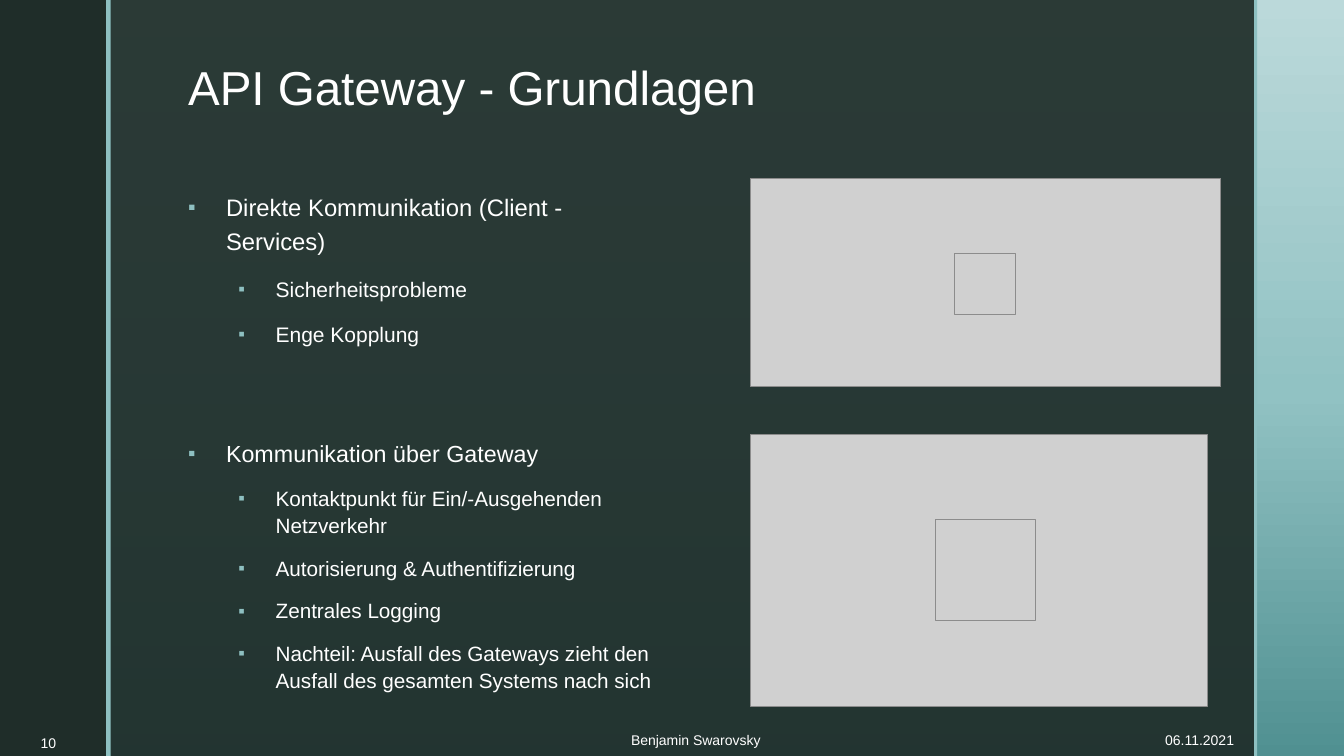
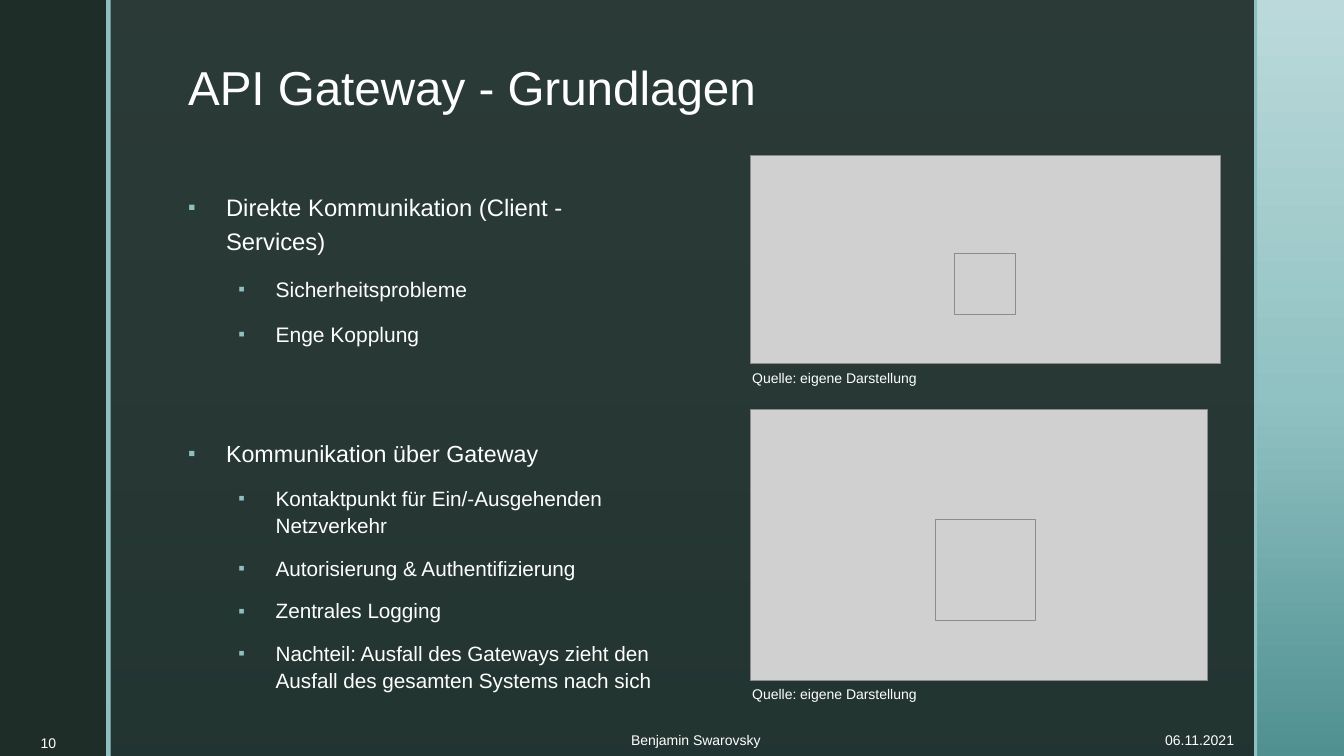
Before and after one commit to BenjaminS01/Abschluss, a slide deck: slide 10 of Vortrag.pptx. Drawn at 1344x756 pixels with LibreOffice and Linux fonts; fonts in the diff are those of the drawing; grey boxes stand for pictures; background and template pictures are left out. Boxes give left, top, right and bottom in pixels: in the first picture for what was removed or moved away, otherwise in the second. Text is boxed around its words. In the diff, an @@ line names an element or a change of style, - is before the commit and + after.

Commit message:
Quellen beschriftung angefangen

```diff
--- a/Vortrag.pptx
+++ b/Vortrag.pptx
@@ picture moved from (x1=750, y1=178, x2=1221, y2=386) to (x1=750, y1=155, x2=1221, y2=363) @@
@@ text added at (x1=752, y1=373, x2=917, y2=386), 10 pt, text #FFFFFF @@
+Quelle: eigene Darstellung
@@ picture moved from (x1=750, y1=435, x2=1207, y2=706) to (x1=750, y1=409, x2=1207, y2=681) @@
@@ text added at (x1=752, y1=689, x2=917, y2=702), 10 pt, text #FFFFFF @@
+Quelle: eigene Darstellung
```
Also in this commit, not shown: 8 other slides changed.
